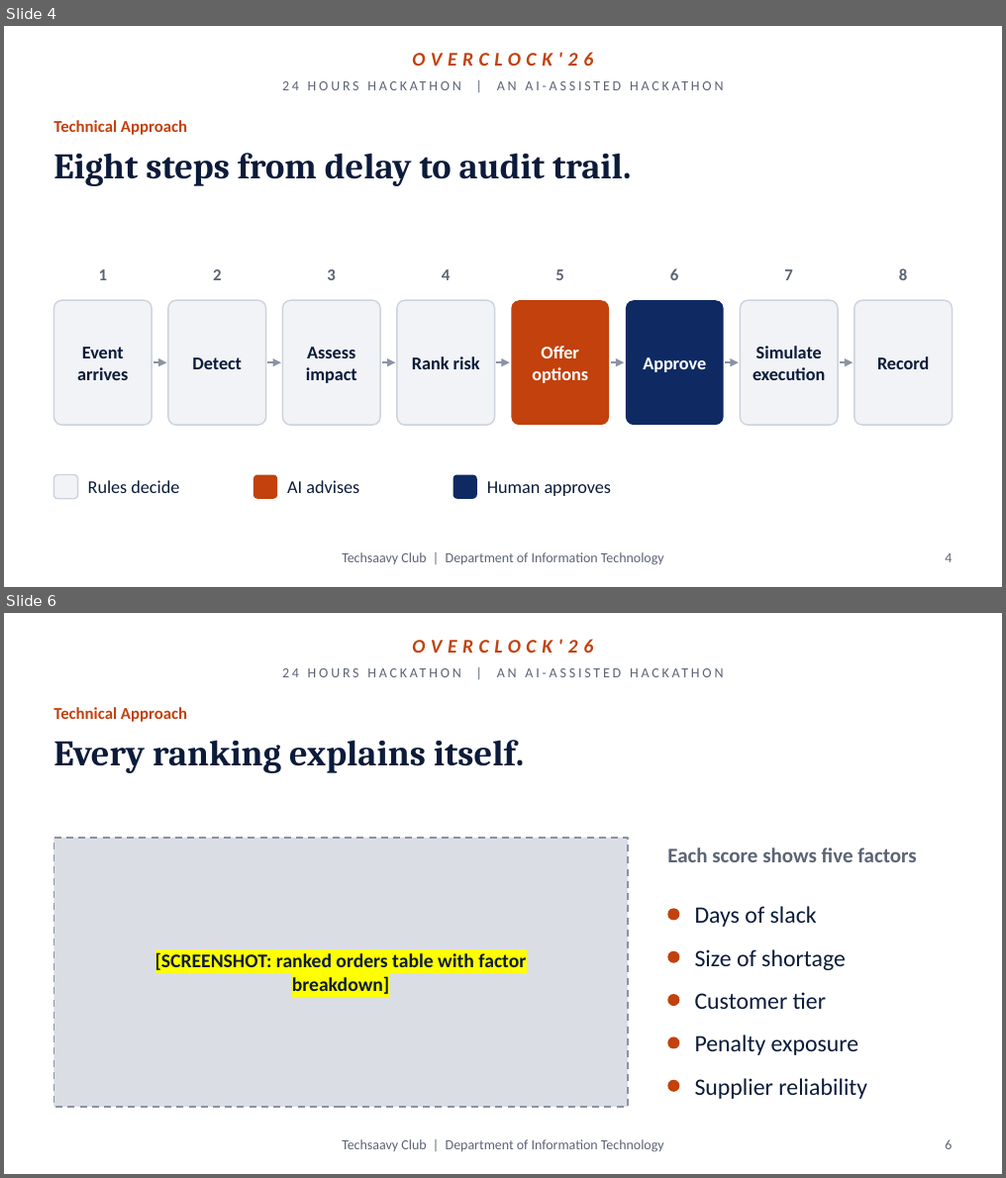
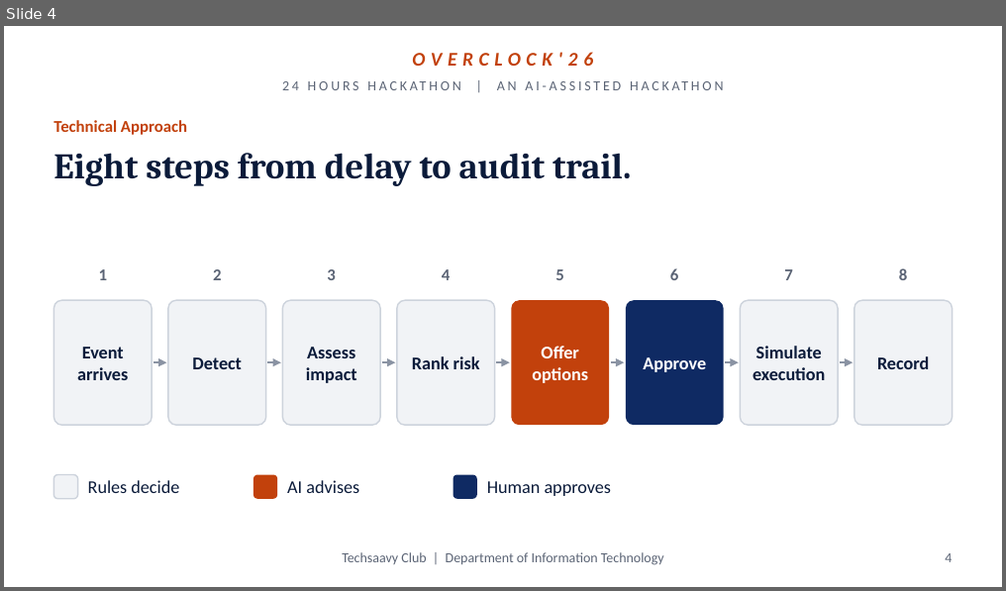
Before and after one commit to RakeshKumar-18/disruptionIQ, a slide deck: docs/DisruptionIQ_Overclock26.pptx. Shown one above the other, each under a label of ours: slides 4 and 6 before the commit, slide 4 after it; the slides between them are not shown. The pictures are 1006x1178 and 1006x591 pixels, drawn with LibreOffice and Linux fonts; fonts in the diff are those of the drawing; background and template pictures are left out. Boxes give left, top, right and bottom in pixels: in the first picture for what was removed or moved away, otherwise in the second. Text is boxed around its words. In the diff, an @@ line names an element or a change of style, - is before the commit and + after.

```diff
--- a/docs/DisruptionIQ_Overclock26.pptx
+++ b/docs/DisruptionIQ_Overclock26.pptx
@@ slide 6 removed at [4, 613, 1002, 1174], background #FFFFFF; not listed: 3 template elements that a slide beside it also shows @@
@@ text removed at [54, 707, 187, 722] @@
-Technical Approach
@@ title removed at [54, 740, 524, 773] @@
-Every ranking explains itself.
@@ rectangle removed at [54, 838, 628, 1107] @@
@@ text removed at [667, 848, 916, 862] @@
-Each score shows five factors
@@ ellipse removed at [667, 908, 679, 920] @@
@@ text removed at [695, 906, 817, 927] @@
-Days of slack
@@ text removed at [155, 953, 526, 994] @@
-[SCREENSHOT: ranked orders table with factor breakdown]
@@ ellipse removed at [667, 952, 679, 963] @@
@@ text removed at [695, 950, 846, 970] @@
-Size of shortage
@@ ellipse removed at [667, 994, 679, 1006] @@
@@ text removed at [695, 992, 826, 1009] @@
-Customer tier
@@ ellipse removed at [667, 1037, 679, 1049] @@
@@ text removed at [695, 1035, 859, 1056] @@
-Penalty exposure
@@ ellipse removed at [667, 1080, 679, 1092] @@
@@ text removed at [695, 1078, 867, 1099] @@
-Supplier reliability
@@ page number removed at [944, 1140, 951, 1150] @@
-6
```
Also in this commit, not shown: 6 slides changed, 4 slides added, 2 other files.
